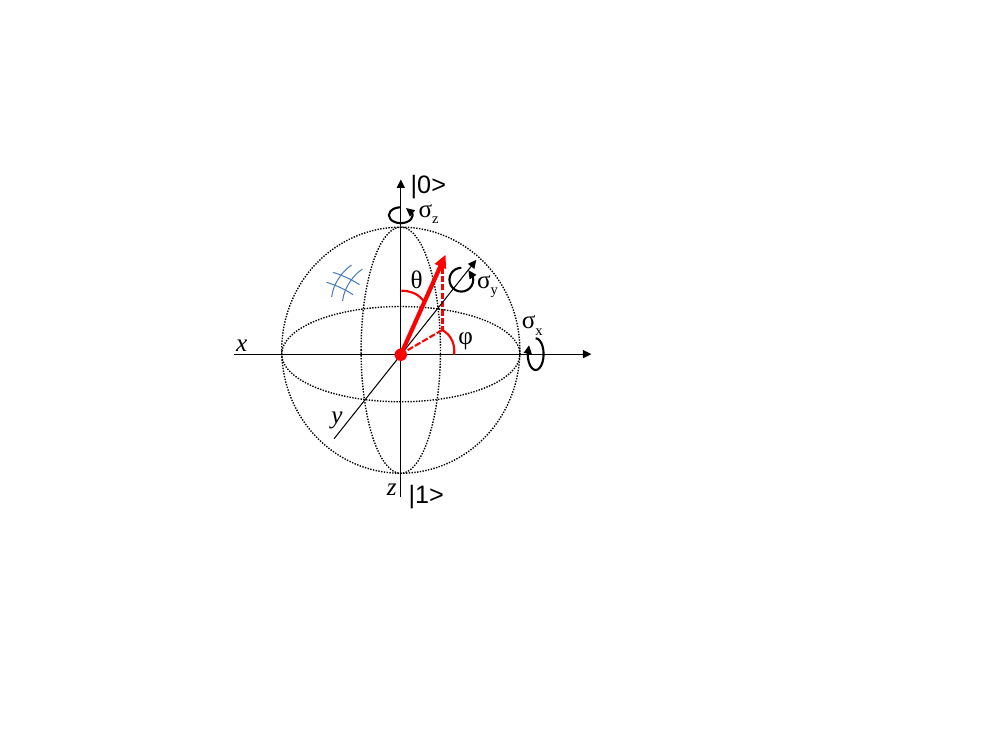
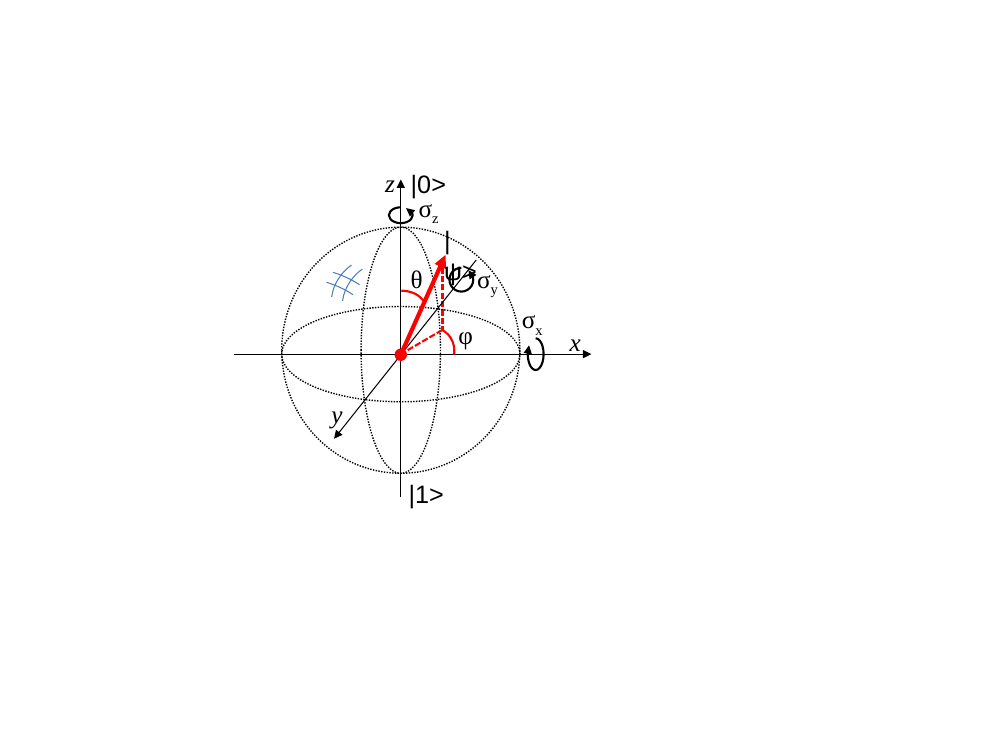
Before and after one commit to adewes/phd-thesis-physics, a slide deck: slide 1 of material/figures/introduction/bloch_sphere.pptx. Drawn at 1008x756 pixels with LibreOffice and Linux fonts; fonts in the diff are those of the drawing. Boxes give left, top, right and bottom in pixels: in the first picture for what was removed or moved away, otherwise in the second. Text is boxed around its words. In the diff, an @@ line names an element or a change of style, - is before the commit and + after.

```diff
--- a/material/figures/introduction/bloch_sphere.pptx
+++ b/material/figures/introduction/bloch_sphere.pptx
@@ text "z": place and size @@
-text "z" at (387, 483, 397, 495)
+text "z" at (385, 180, 395, 192)
@@ arrow (334, 438) - (477, 260): arrowheads changed @@
@@ text added at (444, 259, 477, 285), 18 pt, text #000000 @@
+| ψ>
@@ text "x": place and size @@
-text "x" at (236, 339, 247, 355)
+text "x" at (570, 339, 581, 355)
```
Also in this commit, not shown: 1 slide added, 5 other files.
